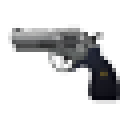
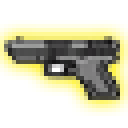
Two versions of the same layered image (128 × 128). Layer-by-layer changes:
added group "Group 1" with 4 layers above "Layer 0" over [0, 20, 124, 116]
hid "Layer 7", moved it into group "Group 1" over [8, 24, 120, 104]
added layer "Layer 8" in group "Group 1" over [4, 36, 120, 100]
